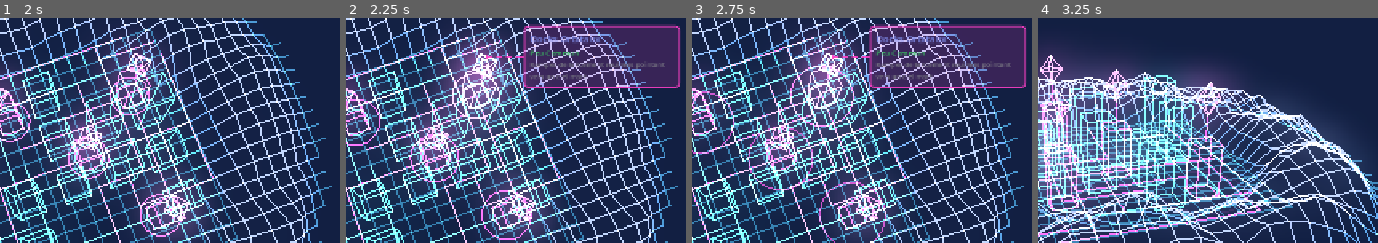
Above: before the commit, frames 1-4 (left to right).
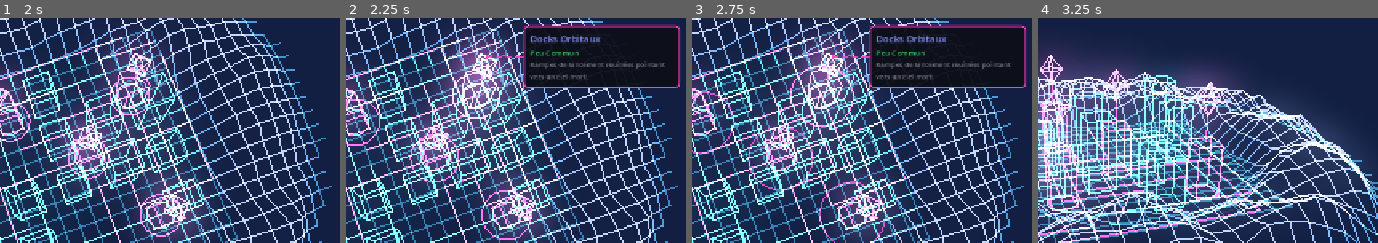
Above: after the commit, the same moments.

Repository: Rhend/Reliquary
Game: Godot game, scene res://scenes/holomap3d/holo_map_3d.tscn
Same seed, same stepped clock (60 frames per second), same inputs: the game is played once before the commit and once after it. This scene is started directly instead of the project's main scene.
Inputs (mouse positions are % of the whole screen's width and height, from its top left):
- Up to frame 1 (2 s): tap Enter at 0.5, 0.6 s; move the mouse to (84, 45) at 0.52 s; hold Right 0.53-1.25 s; click (84, 45) at 0.67 s; tap Space (ui_select) at 0.77 s; drag from (35, 55) to (52, 70) at 1.27 s
- Up to frame 2 (2.25 s): move the mouse to (70, 28) at 2.02 s; hold Right from 2.03 s (still down); tap Enter at 2.1 s
- Up to frame 3 (2.75 s): keep holding Right
- Up to frame 4 (3.25 s): release Right at 2.75 s; drag from (52, 70) to (23, 35) at 2.77 s
The pictures show only the part of the screen within x 46-96%, y 17-67%; the shares and areas given below are measured in that part.

Frame 1 is identical in both runs. In frame 2, 12% of the frame differs, in the area x 52-98%, y 3-31%; in frame 3, 12%; in frame 4, nothing differs.

Commit message:
fix(holomap3d): fond opaque du tooltip de lieu (lisibilité)
Le cadre utilisait card_style(accent, 0.16) → fond quasi transparent. Remplacé
par un StyleBoxFlat fond sombre opaque (PANEL_BG_DARK) + bordure accent.

Co-Authored-By: Claude Opus 4.8 <noreply@anthropic.com>

Diff:
--- a/scenes/holomap3d/HoloTooltip.gd
+++ b/scenes/holomap3d/HoloTooltip.gd
@@ -61,8 +61,13 @@
 	_lbl_palier.add_theme_color_override("font_color", tier_color)
 	_lbl_lore.text = lore
 	_lbl_lore.visible = lore != ""
-	_frame.add_theme_stylebox_override("panel",
-			UIHelpers.card_style(accent, 0.16, 0.9, 2, 6))
+	# Fond sombre OPAQUE (lisibilité) + bordure accent.
+	var sb := StyleBoxFlat.new()
+	sb.bg_color = Color(UIColors.PANEL_BG_DARK, 0.96)
+	sb.border_color = accent
+	sb.set_border_width_all(2)
+	sb.set_corner_radius_all(6)
+	_frame.add_theme_stylebox_override("panel", sb)
 	_actif = true   # la visibilité réelle est posée par positionner() (dépend de la caméra)
 
 func cacher() -> void:
